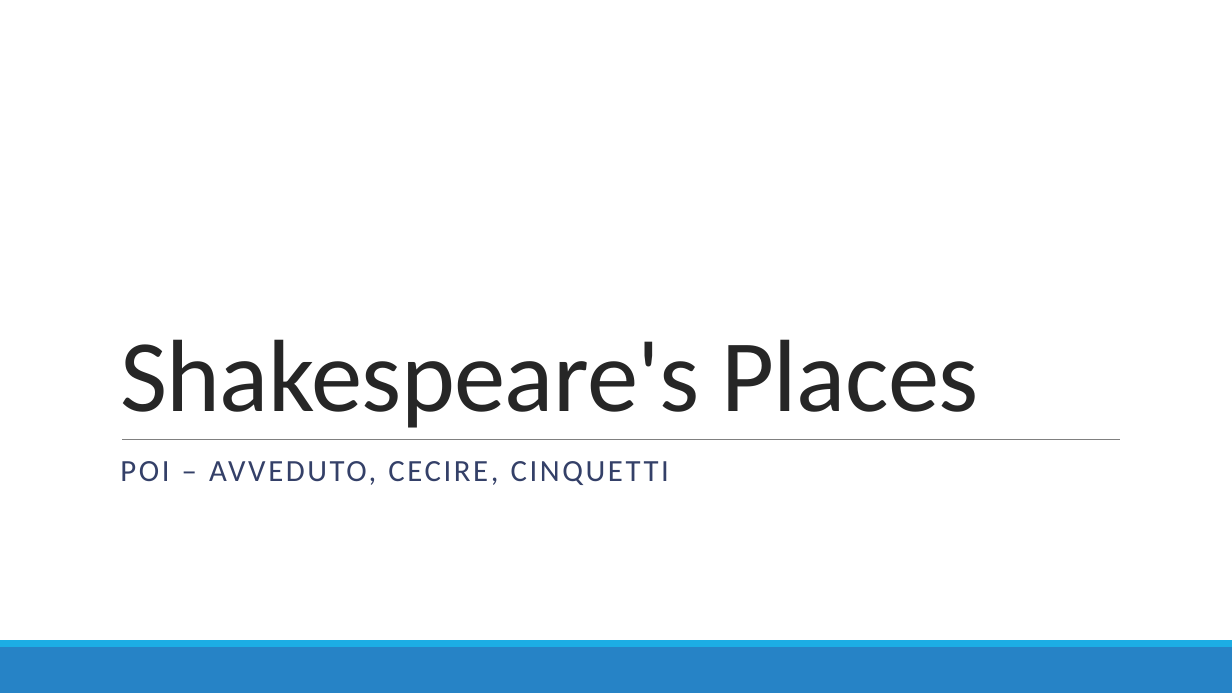
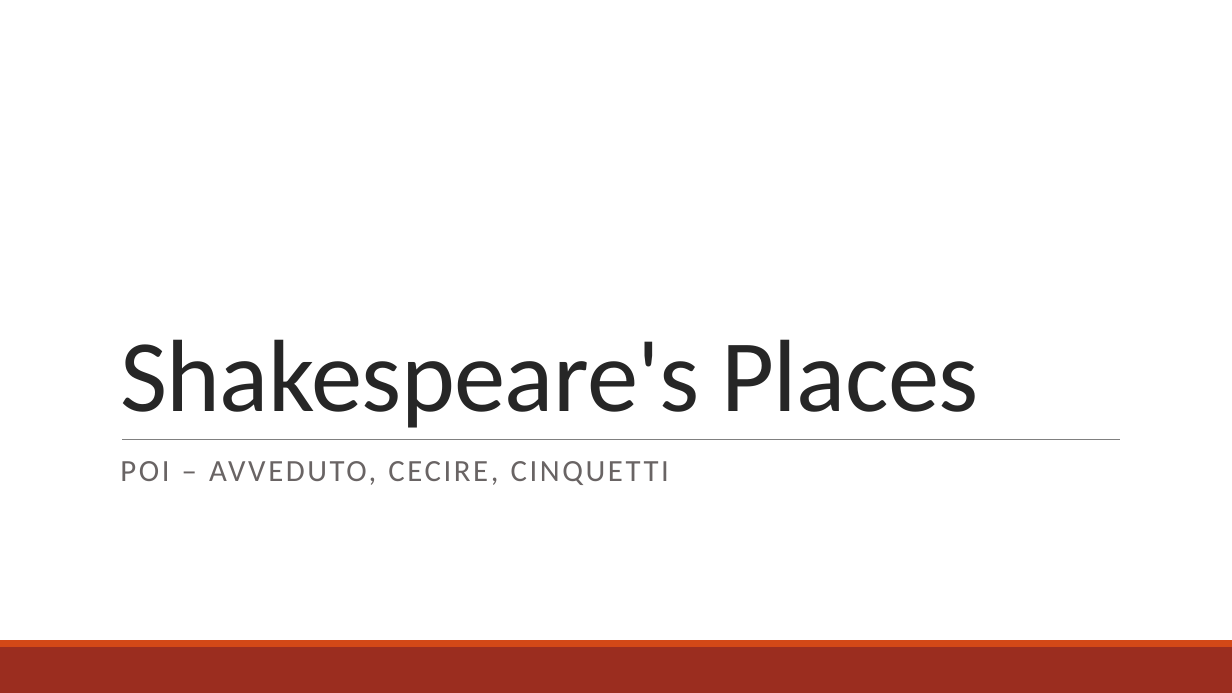
Before and after one commit to Fix-22/5C_AvvedutoCecireCinquetti_POI, a slide deck: slide 1 of docs/slides/Shakespeare_s Places.pptx. Drawn at 1232x693 pixels with LibreOffice and Linux fonts; fonts in the diff are those of the drawing. Boxes give left, top, right and bottom in pixels: in the first picture for what was removed or moved away, otherwise in the second. Text is boxed around its words. In the diff, an @@ line names an element or a change of style, - is before the commit and + after.

```diff
--- a/docs/slides/Shakespeare_s Places.pptx
+++ b/docs/slides/Shakespeare_s Places.pptx
@@ subtitle "POI – AVVEDUTO, CECIRE, CINQUETTI" at bbox=[120, 461, 669, 485]: text colour #344068 to #696464 @@
@@ rectangle at bbox=[0, 647, 1232, 693]: fill #2683C6 to #9B2D1F @@
@@ rectangle at bbox=[0, 640, 1232, 647]: fill #1CADE4 to #D34817 @@
```
Also in this commit, not shown: 3 other slides changed, 7 slides added, 8 slides removed, 1 other file.
